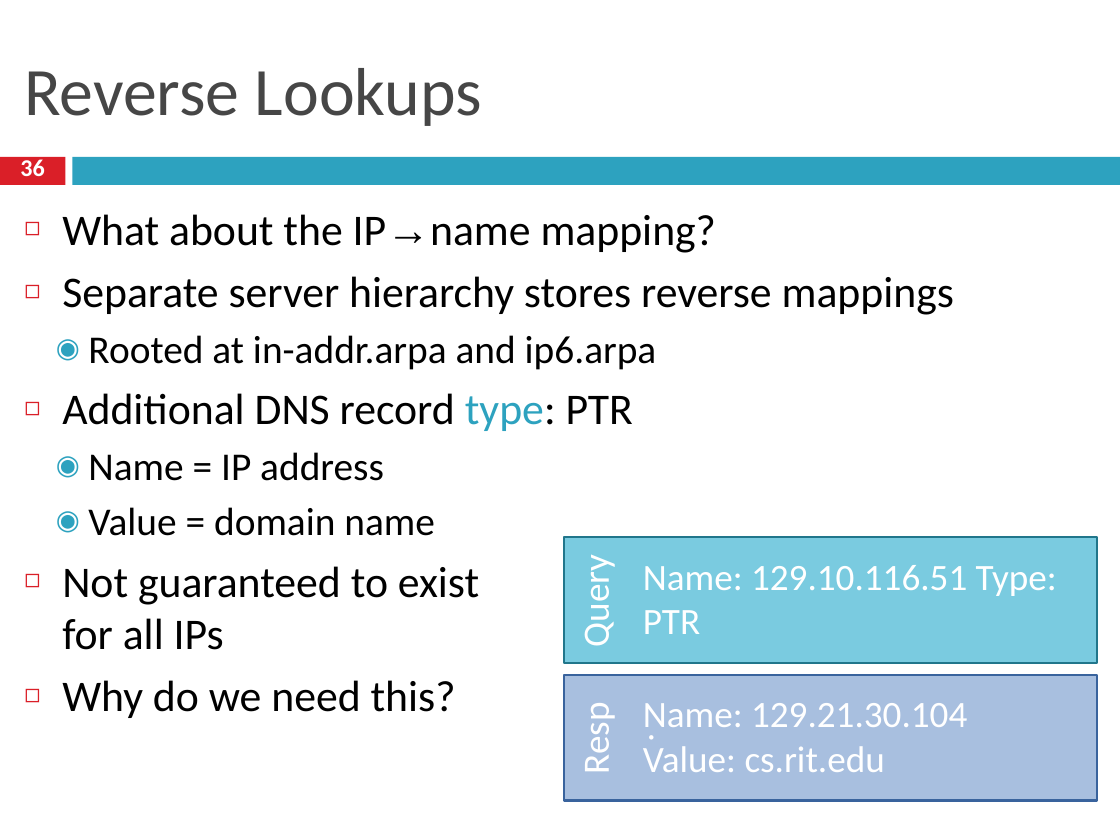
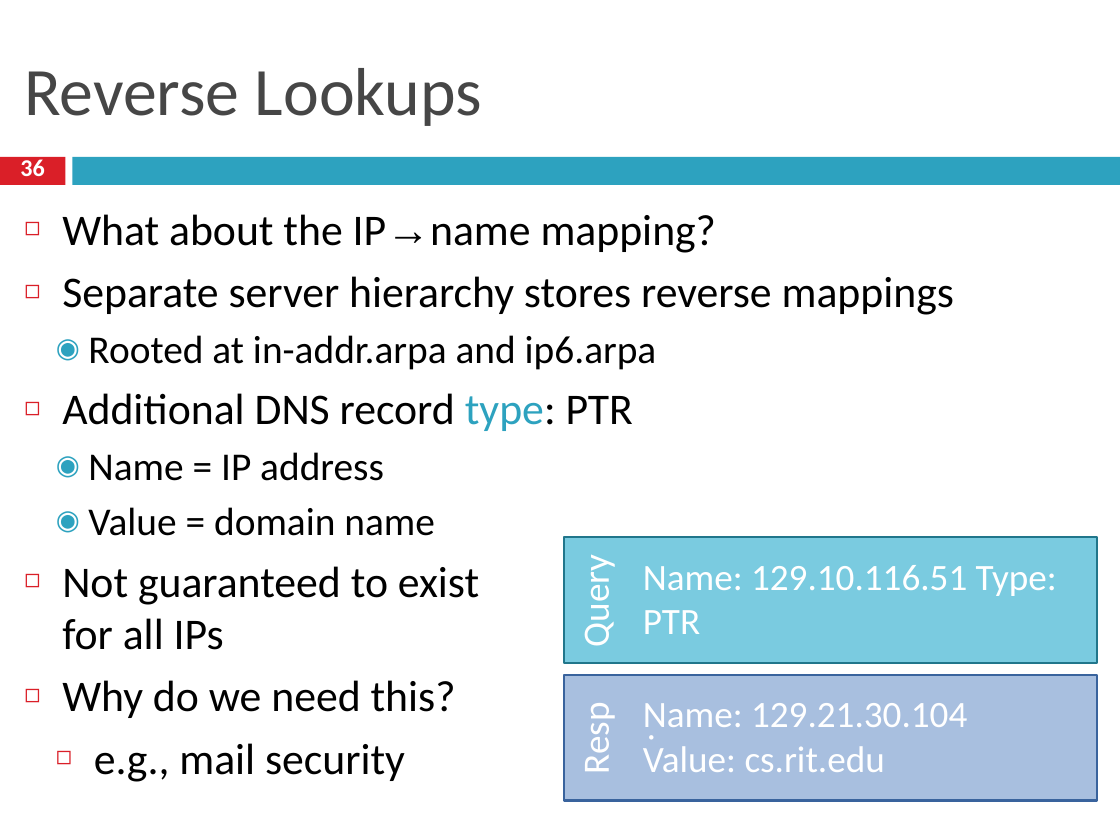
Before and after one commit to taejoong/taejoong.github.io, a slide deck: slide 36 of courses/csci-351/handouts/12-DNS.pptx. Drawn at 1120x840 pixels with LibreOffice and Linux fonts; fonts in the diff are those of the drawing. Boxes give left, top, right and bottom in pixels: in the first picture for what was removed or moved away, otherwise in the second. Text is boxed around its words. In the diff, an @@ line names an element or a change of style, - is before the commit and + after.

```diff
--- a/courses/csci-351/handouts/12-DNS.pptx
+++ b/courses/csci-351/handouts/12-DNS.pptx
@@ text at box(94, 743, 405, 782): paragraph added @@
+  ◻ e.g., mail security
```
Also in this commit, not shown: 6 other slides changed, 1 slide added, 13 slides removed, 3 other files.
